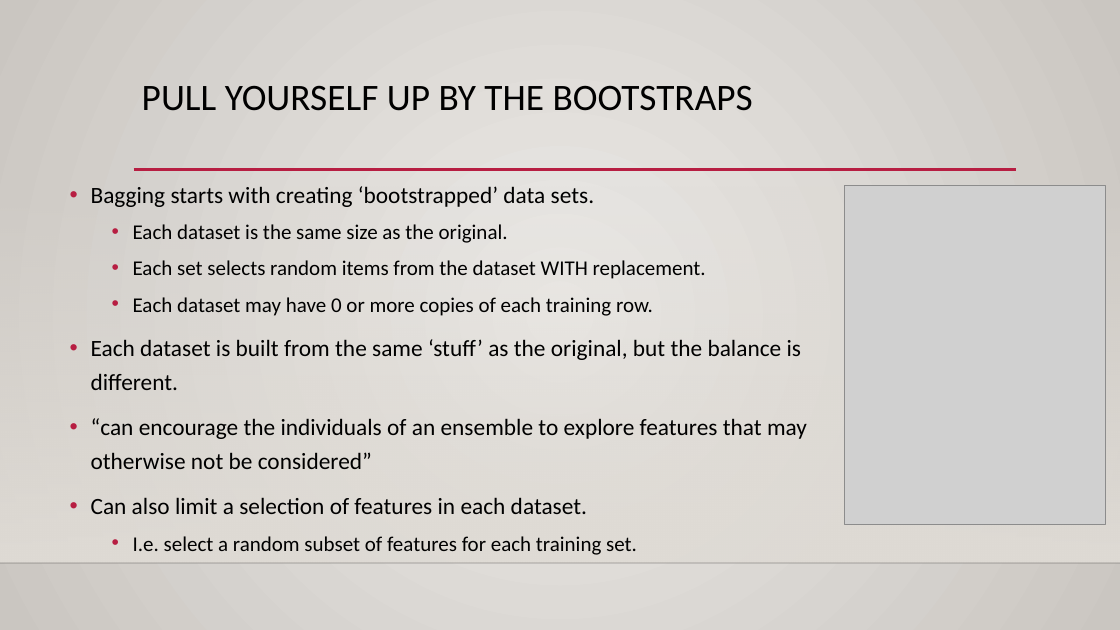
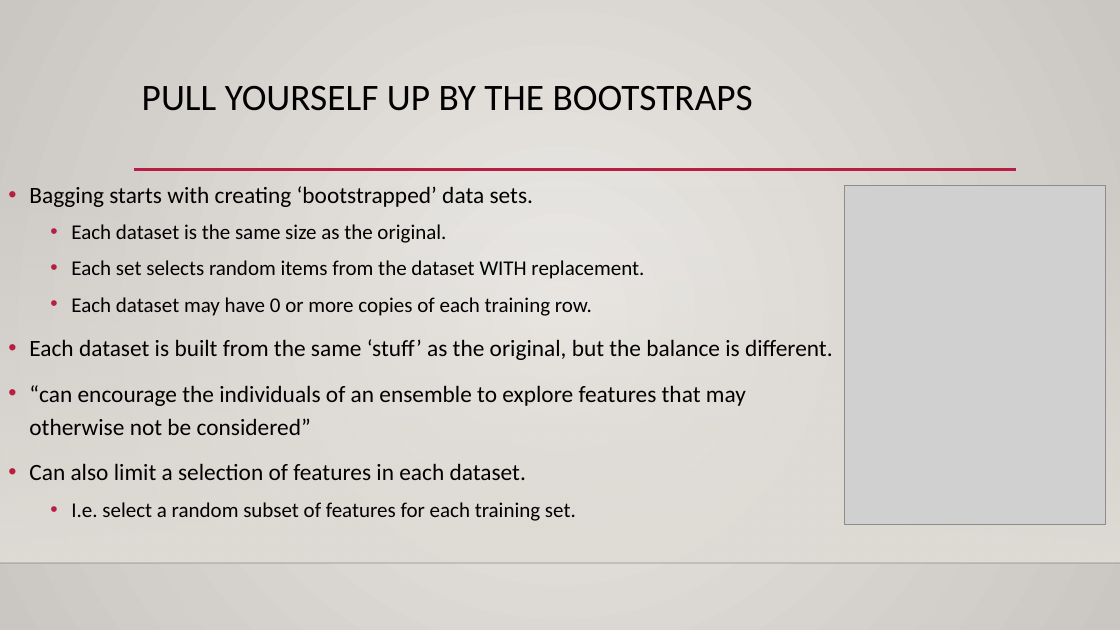
Before and after one commit to glennybarnes/Intro_to_Machine_Learning_Students, a slide deck: slide 5 of reference_content/Slides/005_Forest_Ensamble.pptx. Drawn at 1120x630 pixels with LibreOffice and Linux fonts; fonts in the diff are those of the drawing; grey boxes stand for pictures; background and template pictures are left out. Boxes give left, top, right and bottom in pixels: in the first picture for what was removed or moved away, otherwise in the second. Text is boxed around its words. In the diff, an @@ line names an element or a change of style, - is before the commit and + after.

```diff
--- a/reference_content/Slides/005_Forest_Ensamble.pptx
+++ b/reference_content/Slides/005_Forest_Ensamble.pptx
@@ text "Bagging starts with creating ‘bootstrapped’ ..." rewrapped from box(91, 186, 807, 555) to box(29, 186, 833, 521) @@
```
Also in this commit, not shown: 2 other slides changed, 2 slides added, 1 slide removed, 4 other files.
